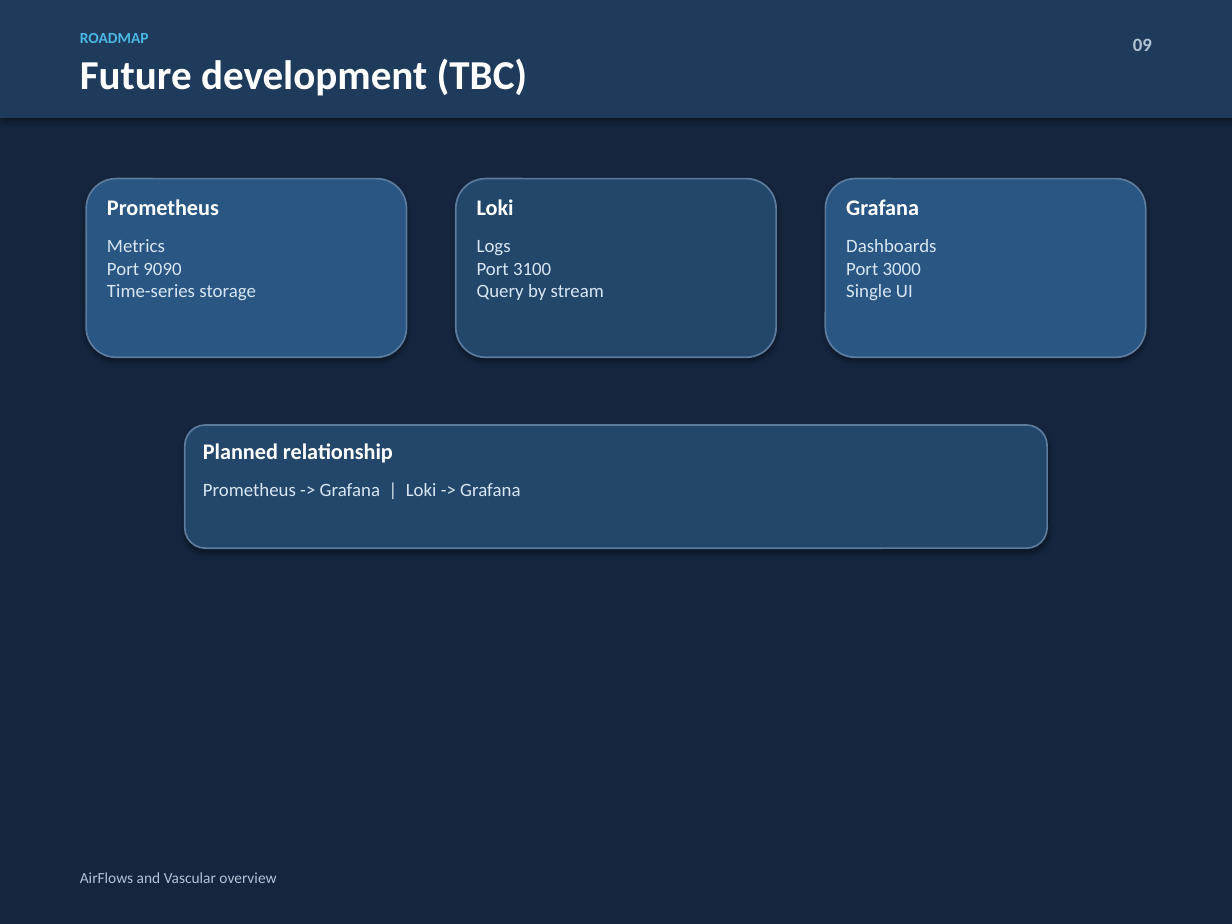
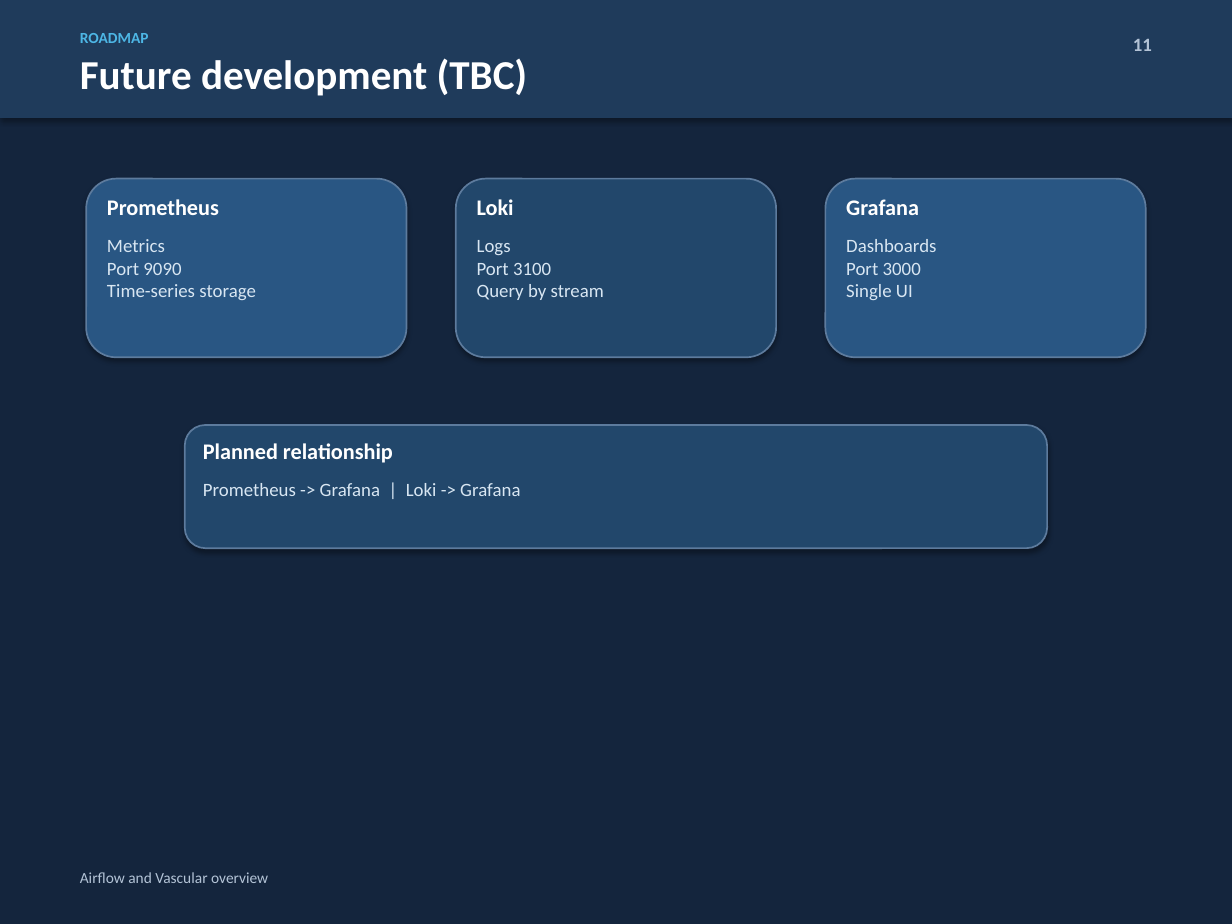
Before and after one commit to zipluxsky/vas, a slide deck: slide 12 of docs/Airflow_Vascular_Intro.pptx (slide 10 before the commit). Drawn at 1232x924 pixels with LibreOffice and Linux fonts; fonts in the diff are those of the drawing. Boxes give left, top, right and bottom in pixels: in the first picture for what was removed or moved away, otherwise in the second. Text is boxed around its words. In the diff, an @@ line names an element or a change of style, - is before the commit and + after.

```diff
--- a/docs/Airflow_Vascular_Intro.pptx
+++ b/docs/Airflow_Vascular_Intro.pptx
@@ text at [1133, 39, 1152, 51]: text changed @@
-09
+11
@@ text at [80, 872, 268, 883]: text changed @@
-AirFlows and Vascular overview
+Airflow and Vascular overview
```
Also in this commit, not shown: 10 other slides changed, 2 slides added.
